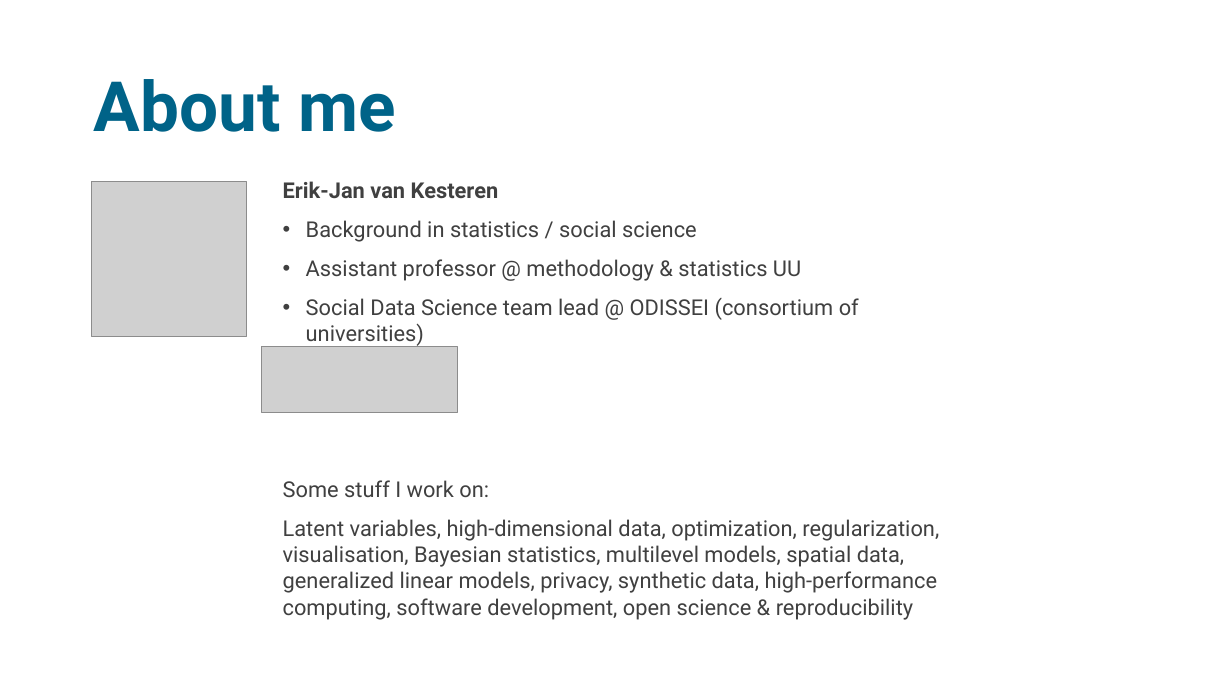
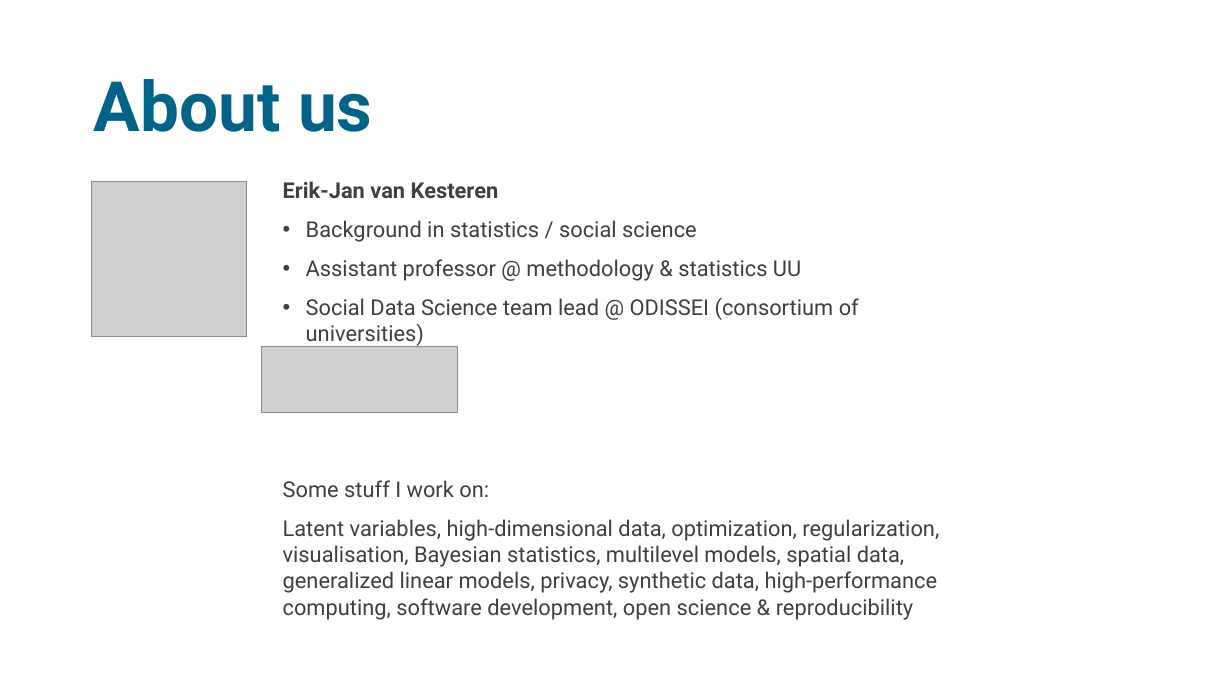
Before and after one commit to sodascience/workshop_causal_impact_assessment, a slide deck: slide 2 of lectures/01_introduction/intro_1.pptx. Drawn at 1232x693 pixels with LibreOffice and Linux fonts; fonts in the diff are those of the drawing; grey boxes stand for pictures. Boxes give left, top, right and bottom in pixels: in the first picture for what was removed or moved away, otherwise in the second. Text is boxed around its words. In the diff, an @@ line names an element or a change of style, - is before the commit and + after.

```diff
--- a/lectures/01_introduction/intro_1.pptx
+++ b/lectures/01_introduction/intro_1.pptx
@@ title at (94,79,372,132): text changed @@
-About me
+About us
```
Also in this commit, not shown: 4 other slides changed, 32 slides added, 4 slides removed, 4 other files.
